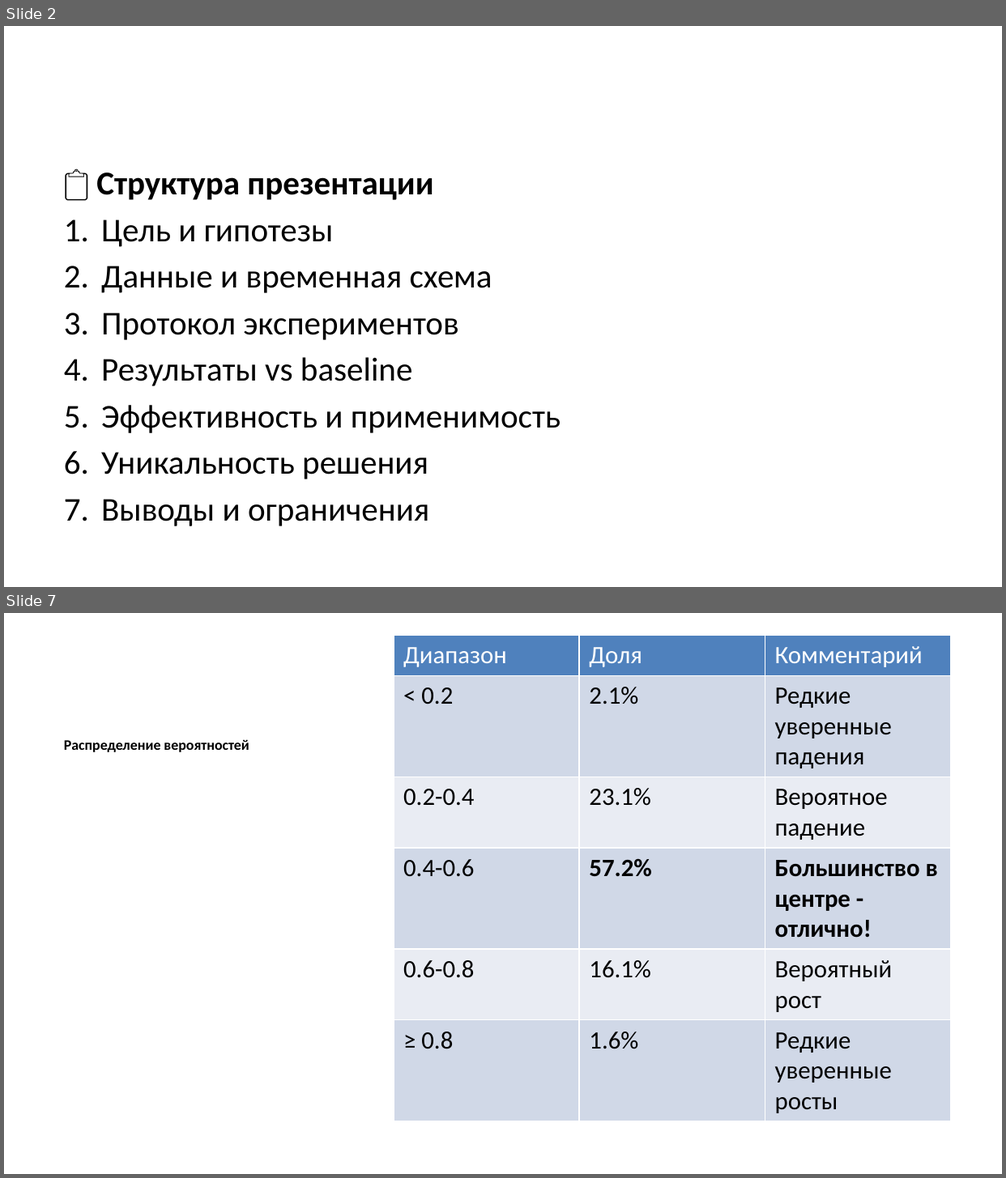
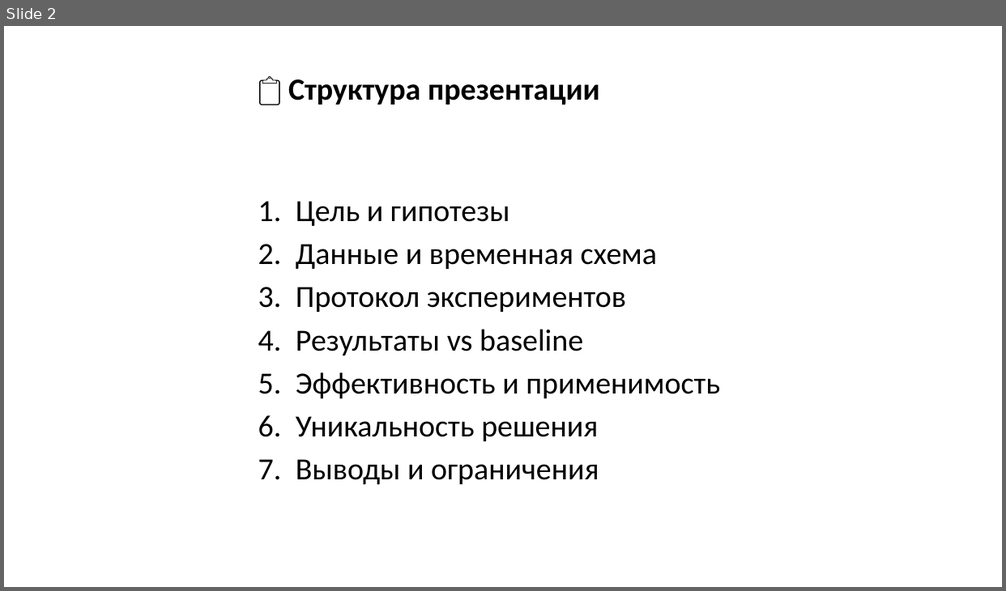
Before and after one commit to sokanaid/finnam-forecast-pulsetech, a slide deck: PITCH_PRESENTATION.pptx. Shown one above the other, each under a label of ours: slides 2 and 7 before the commit, slide 2 after it; the slides between them are not shown. The pictures are 1006x1178 and 1006x591 pixels, drawn with LibreOffice and Linux fonts; fonts in the diff are those of the drawing. Boxes give left, top, right and bottom in pixels: in the first picture for what was removed or moved away, otherwise in the second. Text is boxed around its words. In the diff, an @@ line names an element or a change of style, - is before the commit and + after.

```diff
--- a/PITCH_PRESENTATION.pptx
+++ b/PITCH_PRESENTATION.pptx
@@ slide 7 removed at (4,613,1002,1174), background #FFFFFF @@
@@ table removed at (393,635,950,1117), 6 rows, 3 columns @@
-Диапазон | Доля | Комментарий
-< 0.2 | 2.1% | Редкие уверенные падения
-0.2-0.4 | 23.1% | Вероятное падение
-0.4-0.6 | 57.2% | Большинство в центре - отлично!
-0.6-0.8 | 16.1% | Вероятный рост
-≥ 0.8 | 1.6% | Редкие уверенные росты
@@ text removed at (64,739,249,752) @@
-Распределение вероятностей
@@ slide 2 changed as well @@
@@ text "📋 Структура презентации": place and size @@
-text "📋 Структура презентации" at (96,173,560,527)
+text "📋 Структура презентации" at (288,79,720,485)
@@ text "📋 Структура презентации" at (288,79,720,485): size 24 to 22.2 pt @@
```
Also in this commit, not shown: 7 other slides changed, 4 slides added, 8 other slides removed.
